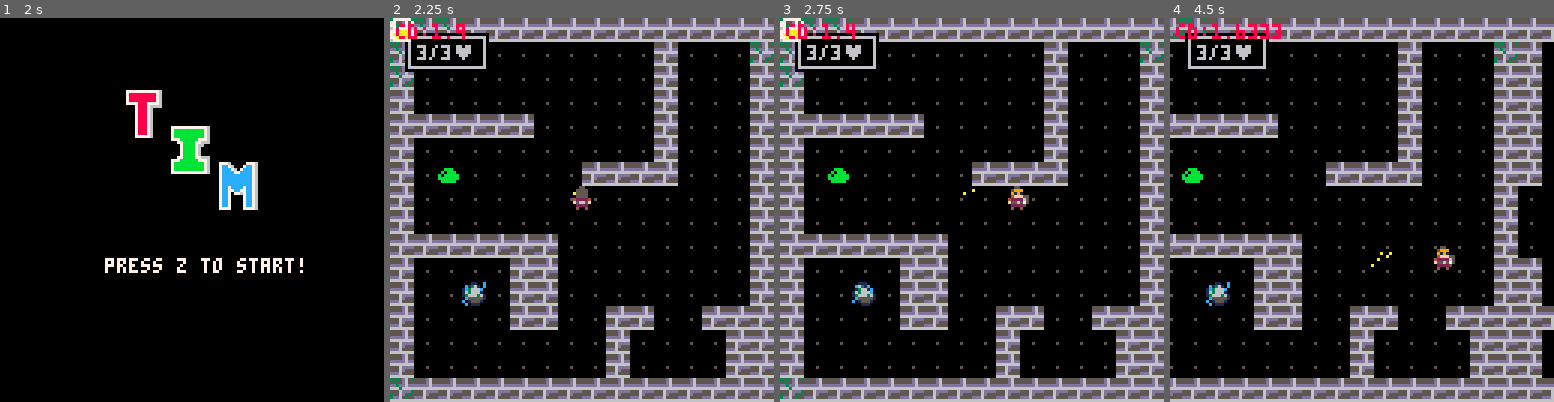
Above: before the commit, frames 1-4 (left to right).
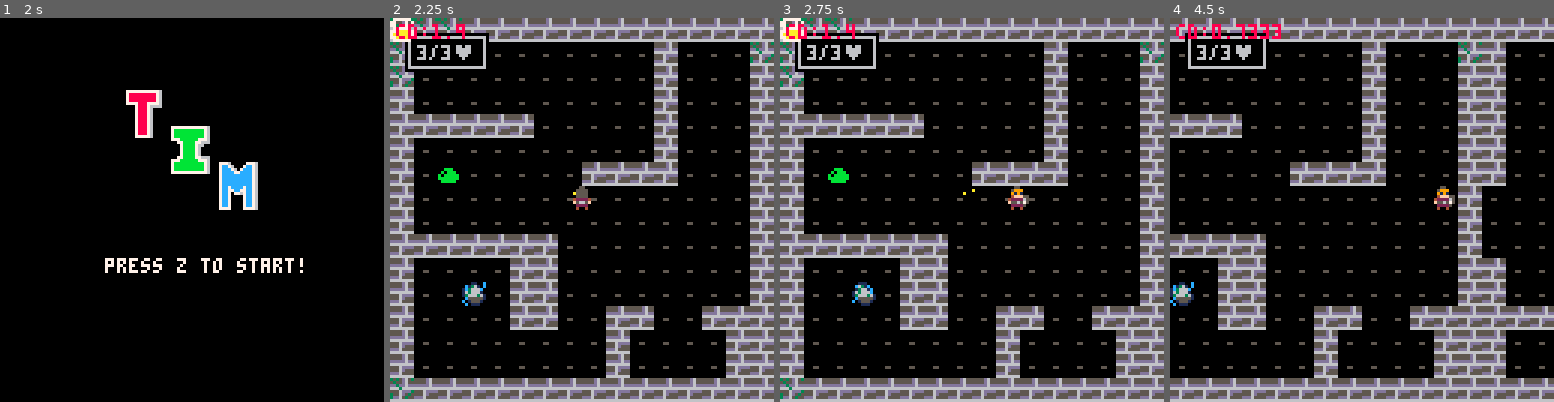
Above: after the commit, the same moments.

Repository: JestMiggles/CS477-TIM
Game: PICO-8 cartridge mytim.p8
The game is run twice, just before and just after one commit, with the same random seed, the same clock (stepped at 60 frames per second) and the same inputs.
Inputs:
- Up to frame 1 (2 s): tap X (X key) at 0.33, 1.07, 1.85 s; tap O (Z key) at 0.7, 1.7 s; hold Right from 1.6 s (still down)
- Up to frame 2 (2.25 s): release Right at 2.1 s; tap O (Z key) at 2.1 s; hold Up from 2.15 s (still down)
- Up to frame 3 (2.75 s): release Up at 2.42 s; hold Right from 2.47 s (still down); tap O (Z key) at 2.5 s
- Up to frame 4 (4.5 s): tap O (Z key) every 0.4 s from 2.9 to 4.1 s; tap X (X key) at 2.97, 4.08 s; release Right at 3.03 s; hold Left 3.08-3.58 s; hold Down 3.63-3.97 s; hold Right from 4.02 s (still down)

Frame 1 is identical in both runs. In frame 2, 1.0% of the frame differs, in the area x 8-91%, y 9-92%; in frame 3, 1.0%; in frame 4, 40%, in the area x 0-100%, y 0-100%.

Commit message:
Update mytim.p8

Diff:
--- a/mytim.p8
+++ b/mytim.p8
@@ -86,6 +86,7 @@
   sp = 2
   spmin = 0
   iframe = 0
+  timer = 0
 
   itm_name={"broad sword","leather armor","red potion"}
 
@@ -187,8 +188,10 @@
  move_mnu(invwind)
  if btnp(❎) then
   _upd=update_game
+  state = "game"
   invwind.dur=0
   statwind.dur=0
+  timer = 5
  end
 end
 
@@ -521,8 +524,7 @@
     x  = mobx,
     y  = moby,
     hp = 1,
-    //homax = mob_hp[typ],
-    atk = mob_atk[typ],
+    atk = 1,
     ani = {17,18,19,20}
   }
   local s = {
@@ -730,9 +732,14 @@
   pl.delay = max(0, pl.delay-1)
 
   --inventory
-  --if(btn(❎)) then
-  --  invmenu()
-  --end
+  if(timer <= 0) then
+    if(btn(❎)) then
+            invmenu()
+      state = "inv"
+    end
+  else
+    timer -= 1
+  end
 
 end
 
@@ -1038,7 +1045,7 @@
    end
    print(txt,wx,wy,c)
    if i==w.cur then
-    spr(255,wx-5+sin(time()),wy)
+    spr(5,wx-5+sin(time()),wy)
    end
    wy+=6
   end
@@ -1063,7 +1070,7 @@
 end
 
 function invmenu()
- //state="inv"
+ state="inv"
  local txt,col={},{}
  _upd=update_inv
  eqt="wood shield"
@@ -1090,12 +1097,12 @@
   end
  end
 
- invwind=addwind(5,17,84,62,txt)
+ invwind=addwind(5,29,84,62,txt)
  invwind.curmode=true
  invwind.cur=3
  invwind.col=col
 
- statwind=addwind(5,5,84,13,{"atk: 1  def: 1"})
+ statwind=addwind(5,17,84,13,{"atk: 1  def: 1"})
 
 end
 
@@ -1121,12 +1128,12 @@
 end
 __gfx__
 0000000000550000000055000005500000055000000000003535d6535555d6550000000000000000000000000000000000000000000000000000000000000000
-0000000005999000000999500099950000555500000000005355d6555555d6550000000000000000000000000000000000000000000000000000000000000000
-007007000919100000019190001919000055550000000000dd3dd6ddddddd6dd0000000000000000000000000000000000000000000000000000000000000000
-0007700004fff550055fff4000fff400005555000000000066636666666666660000000000000000000000000000000000000000000000000000000000000000
-0007700042222650056222240455554004222240000000005556ddd35556dddd0000500000000000000000000000000000000000000000000000000000000000
-00700700f55657500575655f0f5665f00f5665f0000000003556d5355556d5550000000000000000000000000000000000000000000000000000000000000000
-0000000002222500005222200025520000222200000000003dd65355ddd655550000000000000000000000000000000000000000000000000000000000000000
+0000000005999000000999500099950000555500700000005355d6555555d6550000000000000000000000000000000000000000000000000000000000000000
+007007000919100000019190001919000055550077000000dd3dd6ddddddd6dd0000000000000000000000000000000000000000000000000000000000000000
+0007700004fff550055fff4000fff400005555007770000066636666666666660000000000000000000000000000000000000000000000000000000000000000
+0007700042222650056222240455554004222240777000005556ddd35556dddd0005500000000000000000000000000000000000000000000000000000000000
+00700700f55657500575655f0f5665f00f5665f0770000003556d5355556d5550000000000000000000000000000000000000000000000000000000000000000
+0000000002222500005222200025520000222200700000003dd65355ddd655550000000000000000000000000000000000000000000000000000000000000000
 00000000040040000004004000400400004004000000000066666666666666660000000000000000000000000000000000000000000000000000000000000000
 00000000000000000000000000000000000000000000000000000000007770000777777000000000000000000000000000000000000000000000000000000000
 000000000000000000bbb00000000000000000000000000000000000070007007000000706666600066666000000000000000000000000000000000000000000
@@ -1136,7 +1143,7 @@
 00000000bbbbbbb00bbbbb00bbbbbbb0bbbbbbbb0000000000000000788888707888888767888860678888600000000000000000000000000000000000000000
 000000000bbbbb0000bbb0000bbbbb000bbbbbb00000000000000000788888707788887768888860688888600000000000000000000000000000000000000000
 00000000000000000000000000000000000000000000000000000000077777000777777006666600066666000000000000000000000000000000000000000000
-00000000007700000077000000770000007700000000000000000000007770000777777000040000000400000000000000000000000000000000000000000000
+00000000007700000077000000770000007700000000000000000000007770000777777000000000000000000000000000000000000000000000000000000000
 00000000070707000707070007070700070707000000000000000000070007007000000706666600066666000000000000000000000000000000000000000000
 00000000077777000777770007777700077777000000000000000000070007007000000700606000006060000000000000000000000000000000000000000000
 0000000077000700070007007700070077000700000000000000000000777000077777700600060006aaa6000000000000000000000000000000000000000000
